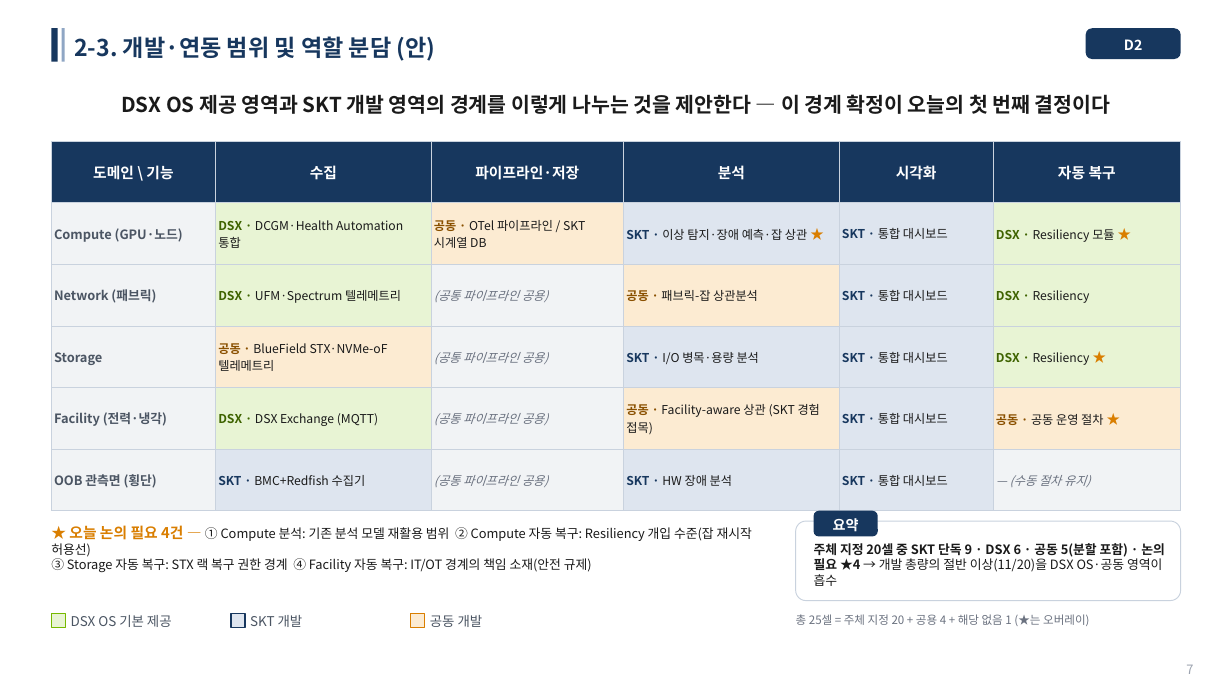
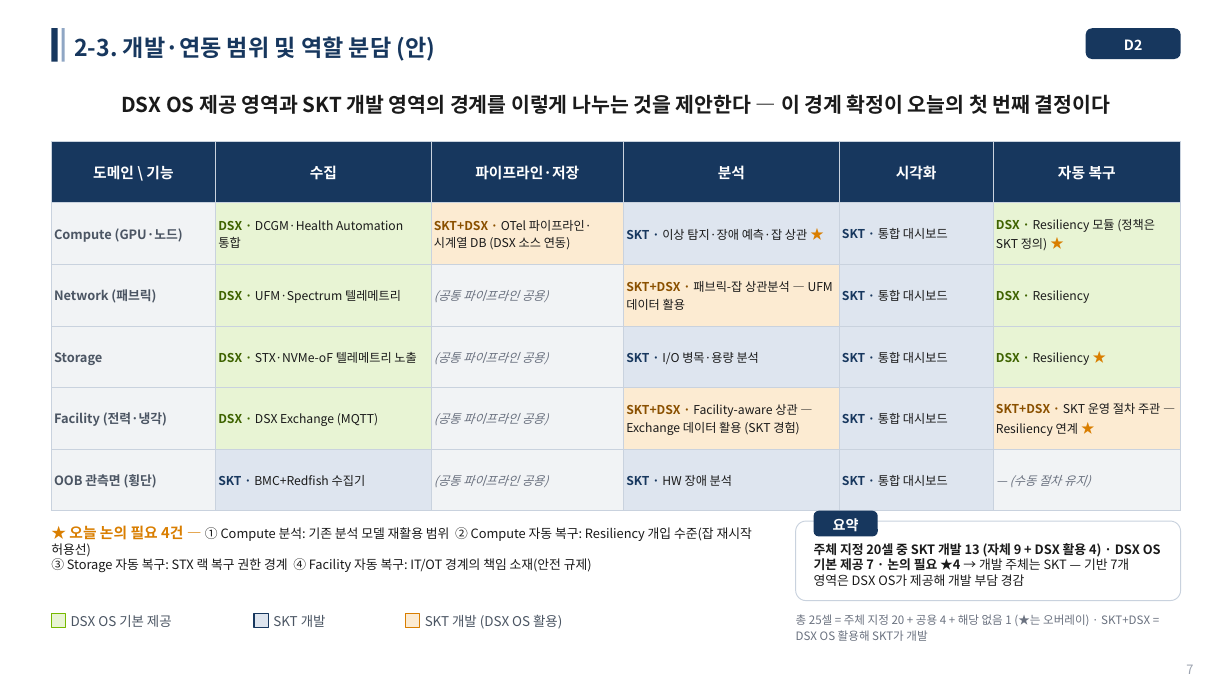
Before and after one commit to daniel980/encry, a slide deck: slide 7 of _workspace/NVIDIA_DSX_OS_E2E_Observability_논의.pptx. Drawn at 1232x693 pixels with LibreOffice and Linux fonts; fonts in the diff are those of the drawing. Boxes give left, top, right and bottom in pixels: in the first picture for what was removed or moved away, otherwise in the second. Text is boxed around its words. In the diff, an @@ line names an element or a change of style, - is before the commit and + after.

```diff
--- a/_workspace/NVIDIA_DSX_OS_E2E_Observability_논의.pptx
+++ b/_workspace/NVIDIA_DSX_OS_E2E_Observability_논의.pptx
@@ table at box(52, 141, 1181, 492) @@
-row 2, column 3: 공동 · OTel 파이프라인 / SKT 시계열 DB
+row 2, column 3: SKT+DSX · OTel 파이프라인·시계열 DB (DSX 소스 연동)
-row 2, column 6: DSX · Resiliency 모듈 ★
+row 2, column 6: DSX · Resiliency 모듈 (정책은 SKT 정의) ★
-row 3, column 4: 공동 · 패브릭-잡 상관분석
+row 3, column 4: SKT+DSX · 패브릭-잡 상관분석 — UFM 데이터 활용
-row 4, column 2: 공동 · BlueField STX·NVMe-oF 텔레메트리
+row 4, column 2: DSX · STX·NVMe-oF 텔레메트리 노출
-row 5, column 4: 공동 · Facility-aware 상관 (SKT 경험 접목)
+row 5, column 4: SKT+DSX · Facility-aware 상관 — Exchange 데이터 활용 (SKT 경험)
-row 5, column 6: 공동 · 공동 운영 절차 ★
+row 5, column 6: SKT+DSX · SKT 운영 절차 주관 — Resiliency 연계 ★
@@ fill #FCEBD2 to #E8F4D4 in row 4, column 2 @@
@@ text at box(814, 543, 1161, 586): text changed @@
-주체 지정 20셀 중 SKT 단독 9 · DSX 6 · 공동 5(분할 포함) · 논의 필요 ★4 → 개발 총량의 절반 이상(11/20)을 DSX OS·공동 영역이 흡수
+주체 지정 20셀 중 SKT 개발 13 (자체 9 + DSX 활용 4) · DSX OS 기본 제공 7 · 논의 필요 ★4 → 개발 주체는 SKT — 기반 7개 영역은 DSX OS가 제공해 개발 부담 경감
@@ rectangle: place and size @@
-rectangle at box(231, 614, 245, 628)
+rectangle at box(254, 614, 268, 628)
@@ text "SKT 개발": place and size @@
-text "SKT 개발" at box(250, 615, 303, 627)
+text "SKT 개발" at box(273, 615, 326, 627)
@@ rectangle: place and size @@
-rectangle at box(410, 614, 424, 628)
+rectangle at box(406, 614, 420, 628)
@@ text at box(425, 614, 562, 629): text changed @@
-공동 개발
+SKT 개발 (DSX OS 활용)
@@ text at box(796, 614, 1150, 641): text changed @@
-총 25셀 = 주체 지정 20 + 공용 4 + 해당 없음 1 (★는 오버레이)
+총 25셀 = 주체 지정 20 + 공용 4 + 해당 없음 1 (★는 오버레이) · SKT+DSX = DSX OS 활용해 SKT가 개발
```
Also in this commit, not shown: 7 other slides changed, 3 other files.
